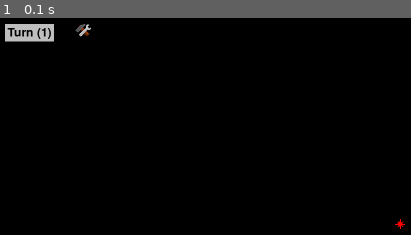
Above: before the commit, frame 1.
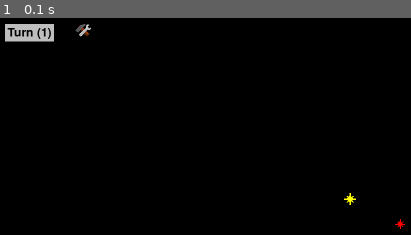
Above: after the commit, the same moment.

Repository: samwheel/KingOfTheGalaxy
Game: pygame game, started from main.py
The game is run twice, just before and just after one commit, with the same random seed, the same clock (stepped at 60 frames per second) and the same inputs.
Inputs:
- Up to frame 1 (0.1 s): no input

The runs differ from the first frame. In frame 1, less than 0.1% of the frame differs, in the area x 83-87%, y 80-87%.

Commit message:
Created Buildable application, started work on ships.

Diff:
--- /dev/null
+++ b/build.py
@@ -0,0 +1,6 @@
+import PyInstaller.__main__
+
+PyInstaller.__main__.run([
+    'main.spec',
+    '-y'
+])
--- a/pygame_main.py
+++ b/main.py
@@ -1,6 +1,6 @@
 from random import choice
-from os import environ
-environ['PYGAME_HIDE_SUPPORT_PROMPT'] = '1'
+import os
+os.environ['PYGAME_HIDE_SUPPORT_PROMPT'] = '1'
 import warnings
 warnings.filterwarnings("ignore", category=UserWarning)
 import pygame
@@ -15,11 +15,12 @@
 from src.planet import Planet, Focus
 from src.race import *
 from src.empire import Empire
-from src.buildings import IndustrialCenter
+from src.create_races import create_races
+from src.resource_helper import resourcePath
 
 def random_star_name() -> str:
     name_list:list[str] = []
-    with open("src/names.txt", "r") as names:
+    with open(resourcePath("src/names.txt"), "r") as names:
         name_list = [name.strip() for name in names.readlines()]
         return choice(name_list).capitalize()
 
@@ -27,19 +28,20 @@
 
 screen: pygame.Surface = pygame.display.set_mode((1800,1000))
 pygame.display.set_caption("King of the Galaxy")
-planet_group: list[PlanetView] = []
-with open("src/races.dat", "r") as f:
-    races: list[Race] = [eval(line) for line in f.readlines()]
+planets: list[PlanetView] = []
+
+races = create_races()
 player_empire = Empire("Blorg", "Glorp")
-player_empire.add_planet(Planet(f"{random_star_name()} I", races[0], 1, 50, Focus.INDUSTRY))
+player_empire.add_planet(Planet(f"{random_star_name()} I", races[0], 3, 20, Focus.INDUSTRY))
 
 production_view = ProductionView(player_empire)
 
-planet_group.append(PlanetView(30, pygame.Color(20, 255, 20), player_empire.planets[0]))
+planets.append(PlanetView(30, pygame.Color(20, 255, 20), player_empire.planets[0]))
 
-star: Star = Star(800, 450, 10, pygame.Color(255, 0, 0), planet_group)
 stars: list[Star] = []
-stars.append(star)
+stars.append(Star(800, 450, 10, pygame.Color(255, 0, 0), planets))
+stars.append(Star(700, 400, 12, pygame.Color("yellow"), []))
+
 planet_view_group: list[PlanetView] = []
 widgets = pygame.sprite.Group()
 current_view: pygame.sprite.Sprite | None = None
@@ -50,7 +52,7 @@
     else:
         current_view = production_view
 
-production_button = button.ImageButton(pygame.Color("black"), pygame.image.load("images/production_icon.png"), 150, 50, action=toggle_production_view)
+production_button = button.ImageButton(pygame.Color("black"), pygame.image.load(resourcePath("images/production_icon.png")), 150, 50, action=toggle_production_view)
 turn_button = button.Button(
     pygame.Color("black"),
     f'Turn (1)',
@@ -61,16 +63,17 @@
 player_empire.year_handler.add_observer(turn_button)
 widgets.add(production_button)
 widgets.add(turn_button)
+show_planet_view = False
 
 clock = Clock()
 
 while True:
     for event in pygame.event.get():
         widgets.update(event)
-        for planet in planet_group:
+        for planet in planets:
             planet.update(event)
 
-        if current_view:
+        if current_view and show_planet_view:
             current_view.update(event)
 
         if event.type == pygame.QUIT:
@@ -83,11 +86,14 @@
                 planet_view_group = []
                 for planet in clicked_star.planets:
                     planet_view_group.append(planet)
+                show_planet_view = True
             except IndexError:
-                pass
+                if event.pos[0] > 200 and event.pos[0] < 900:
+                    if current_view == None:
+                        show_planet_view = False
 
 
-    for planet in planet_group:
+    for planet in planets:
         planet.observer_update()
 
     screen.fill("black")
@@ -98,13 +104,14 @@
     for star in stars:
         star.draw(screen)
 
-    if planet_view_group:
+    if show_planet_view:
         pygame.draw.rect(screen, (50, 50, 50), pygame.rect.Rect(1400, 50, 350, 900))
         for planet_view in planet_view_group:
             planet_view.draw(screen)
 
     if current_view:
         current_view.draw(screen)
+        current_view.set_current_planet(None)
         try:
             current_view.set_current_planet(planet_view_group[0].planet)
         except IndexError:
--- a/src/create_races.py
+++ b/src/create_races.py
@@ -1,22 +1,20 @@
-from race import Race
-races: list[Race] = []
-races.append(Race(
-    "Human",
-    influence=1.25
-))
-races.append(Race(
-    "snarho",
-    industry=1.25,
-    research=.75,
-    influence=1.5,
-    population=.75,
-    troops=1.25,
-    tolerance=-1,
-    stealth=-5,
-    detection_range=10,
-    pilots=1
+from src.race import Race
+def create_races() -> list[Race]:
+    races: list[Race] = []
+    races.append(Race(
+        "Human",
+        influence=1.25
     ))
-
-with open("races.dat", "w") as race_file:
-    for race in races:
-        race_file.write(repr(race) + "\n")
+    races.append(Race(
+        "snarho",
+        industry=1.25,
+        research=.75,
+        influence=1.5,
+        population=.75,
+        troops=1.25,
+        tolerance=-1,
+        stealth=-5,
+        detection_range=10,
+        pilots=1
+        ))
+    return races
--- /dev/null
+++ b/src/resource_helper.py
@@ -0,0 +1,12 @@
+import sys
+import os
+
+def resourcePath(relativePath):
+    """ Get absolute path to resource, works for dev and for PyInstaller """
+    try:
+        # PyInstaller creates a temp folder and stores path in _MEIPASS
+        basePath = sys._MEIPASS
+    except Exception:
+        basePath = os.path.abspath(".")
+
+    return os.path.join(basePath, relativePath)
--- /dev/null
+++ b/src/ship.py
@@ -0,0 +1,51 @@
+from functools import reduce
+
+from src.buildings import Buildable
+
+class ShipPart:
+    def __init__(self, speed_bonus: int, armor_bonus: int, shield_bonus: int, damage_bonus: int, fuel_bonus: int) -> None:
+        self.speed_bonus = speed_bonus
+        self.armor_bonus = armor_bonus
+        self.shield_bonus = shield_bonus
+        self.damage_bonus = damage_bonus
+        self.fuel_bonus = fuel_bonus
+
+class Ship(Buildable):
+    def __init__(self, parts: list[ShipPart]) -> None:
+        self.parts: list[ShipPart] = parts
+
+    @property
+    def speed(self) -> int:
+        return reduce(lambda x, y: x + y, [part.speed_bonus for part in self.parts])
+
+    @property
+    def armor(self) -> int:
+        return reduce(lambda x, y: x + y, [part.armor_bonus for part in self.parts])
+
+    @property
+    def shield(self) -> int:
+        return reduce(lambda x, y: x + y, [part.shield_bonus for part in self.parts])
+
+    @property
+    def damage(self) -> int:
+        return reduce(lambda x, y: x + y, [part.damage_bonus for part in self.parts])
+
+    @property
+    def fuel(self) -> int:
+        return reduce(lambda x, y: x + y, [part.fuel_bonus for part in self.parts])
+
+class Laser(ShipPart):
+    def __init__(self) -> None:
+        super().__init__(0, 0, 0, 50, 0)
+
+class TitaniumArmor(ShipPart):
+    def __init__(self) -> None:
+        super().__init__(0, 500, 0, 0, 0)
+
+class RetroRockets(ShipPart):
+    def __init__(self) -> None:
+        super().__init__(20, 0, 0, 0, 0)
+
+class HydrogenFuel(ShipPart):
+    def __init__(self) -> None:
+        super().__init__(0, 0, 0, 0, 5)
--- a/text_main.py
+++ /dev/null
@@ -1,87 +0,0 @@
-from src.empire import Empire
-from random import choice
-from src.planet import Planet
-from src.planet import Focus
-from src.race import Race, Metabolism
-
-def get_races() -> dict[str, Race]:
-    races: dict[str, Race] = {}
-
-    with open("src/races.dat") as race_file:
-        for line in race_file:
-            new_race: Race = eval(line)
-            races[new_race.name.lower()] = new_race
-
-    return races
-
-def random_planet_name() -> str:
-    name_list:list[str] = []
-    with open("src/names.txt", "r") as names:
-        name_list = [name.strip() for name in names.readlines()]
-        return choice(name_list) + " " + "I" * choice(range(1, 3))
-
-def main() -> None:
-    print("Welcome to KingOfTheGalaxy!")
-    empire_name:str = input("What would you like to call your empire?: ")
-    emperor_name:str = input("What is your emperor's name?: ")
-    player_empire:Empire = Empire(empire_name, emperor_name)
-
-    race_list: dict[str, Race] = get_races()
-    print("Race options:")
-    for key in race_list:
-        print(f"    {key}")
-    starting_race:Race|None = None
-    while starting_race == None:
-        race_choice: str = input("Race?: ").lower().strip()
-        try:
-            starting_race = race_list[race_choice]
-        except KeyError:
-            print(f"Race option {race_choice} does not exist. Would you like to try again?")
-
-    current_planet:Planet = Planet(random_planet_name(), starting_race, 1, 10)
-    player_empire.planets.append(current_planet)
-    player_empire.year_handler.add_observer(current_planet)
-
-    while True:
-        command: list[str] = input("Enter a command: ").lower().strip().split()
-        match command:
-            case ["exit"]:
-                print("Exiting...")
-                print("Thank you for playing King Of The Galaxy.")
-                break
-
-            case ["view", "planet"]:
-                print(f"{current_planet.name} focused on {current_planet.focus}")
-
-            case ["planet", "race"]:
-                print(current_planet.race)
-
-            case ["planet", "population"]:
-                print(current_planet.population)
-
-            case ["planet", "industry"]:
-                print(current_planet.industry)
-
-            case ["change", "planet", "focus", "to", focus]:
-                current_planet.focus = Focus(focus)
-                print(f"{current_planet.name} focus changed to {current_planet.focus}")
-
-            case ["empire"]:
-                print(player_empire)
-
-            case ["empire", "industry"]:
-                print(player_empire.industry)
-
-            case ["current", "year"]:
-                print(player_empire.year_handler.year)
-
-            case ["next", "year"]:
-                print("Advancing year:")
-                player_empire.year_handler.next_year()
-                print(f"Current year: {player_empire.year_handler.year}")
-
-            case _:
-                print("I don't understand that command.")
-
-if (__name__ == "__main__"):
-    main()
--- a/view/planet.py
+++ b/view/planet.py
@@ -7,6 +7,7 @@
 
 from src.planet import Planet, Focus
 from src.observer import Observer
+from src.resource_helper import resourcePath
 
 from pygame_helper import basic_sprite, button
 
@@ -43,7 +44,7 @@
             button.create_button_surface(pygame.image.load("images/production_icon.png"), str(math.floor(planet.industry * 10 + 0.5) / 10)),
             padding + 120,
             radius * 2 + padding * 2,
-            update_function=lambda: setattr(production_button, "surface", button.create_button_surface(pygame.image.load("images/production_icon.png"), str(math.floor(planet.industry * 10 + 0.5) / 10))))
+            update_function=lambda: setattr(production_button, "surface", button.create_button_surface(pygame.image.load(resourcePath("images/production_icon.png")), str(math.floor(planet.industry * 10 + 0.5) / 10))))
         self.__sprites.add(production_button)
 
         self.building_sprites: list[sprite.Sprite] = []
--- a/view/production.py
+++ b/view/production.py
@@ -17,11 +17,11 @@
         self.image.fill(pygame.Color("lightgray"))
         self.rect: pygame.Rect = self.image.get_rect(topleft=(0, 100))
         self.font = pygame.font.Font(None, 36)
-        self.__current_planet: Planet | None = None
+        self.current_planet: Planet | None = None
         self.building_list_buttons: list[Button] = []
 
     def set_current_planet(self, planet: Planet):
-        self.__current_planet = planet
+        self.current_planet = planet
 
     def update(self, event) -> None:
         for button in self.building_list_buttons:
@@ -40,10 +40,10 @@
             surface.blit(building_text, (self.rect.x + 10, self.rect.y + 60 + 50 * build_list_text.index(building_text)))
 
         def add_to_list(building_type: type[Building]):
-            self.empire.build_handler.build(building_type(self.__current_planet))
+            self.empire.build_handler.build(building_type(self.current_planet))
 
 
         pygame.draw.rect(surface, pygame.Color("white"), pygame.Rect(self.rect.bottomright[0] + 10, self.rect.bottomright[1] - 100, 500, 100))
-        self.building_list_buttons: list[Button] = [Button(pygame.Color("black"), str(building(self.__current_planet)), self.rect.bottomright[0] + 30, self.rect.bottomright[1] - 80 + 50 * get_buildings_list().index(building), lambda: add_to_list(building)) for building in get_buildings_list()]
+        self.building_list_buttons: list[Button] = [Button(pygame.Color("black"), str(building(self.current_planet)), self.rect.bottomright[0] + 30, self.rect.bottomright[1] - 80 + 50 * get_buildings_list().index(building), lambda: add_to_list(building)) for building in get_buildings_list()]
         for building_button in self.building_list_buttons:
             building_button.draw(surface)
Not shown, removed: src/races.dat
Not shown, changed: .DS_Store
Not shown, changed: .gitignore
Not shown, added: main.spec
